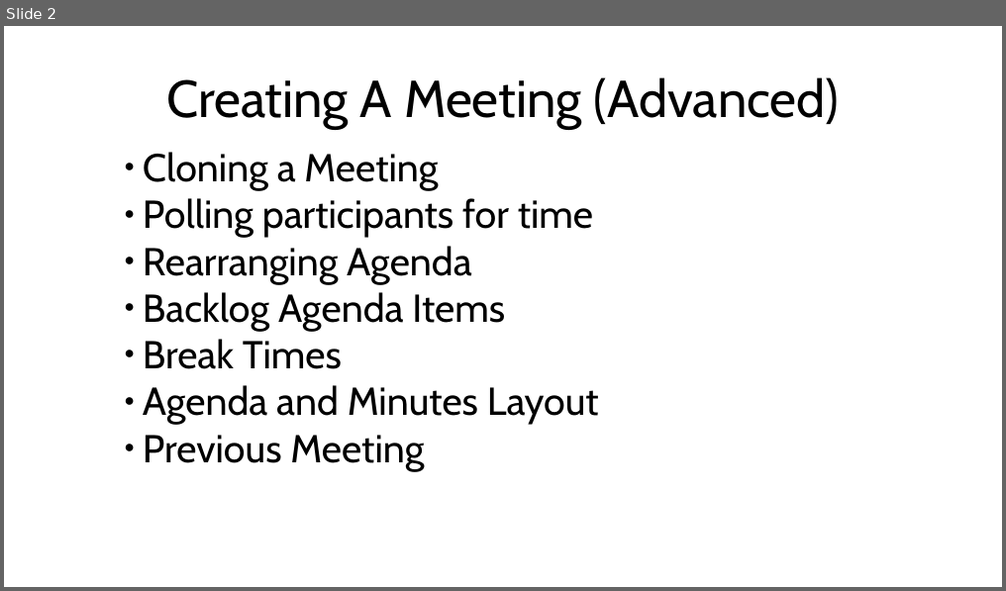
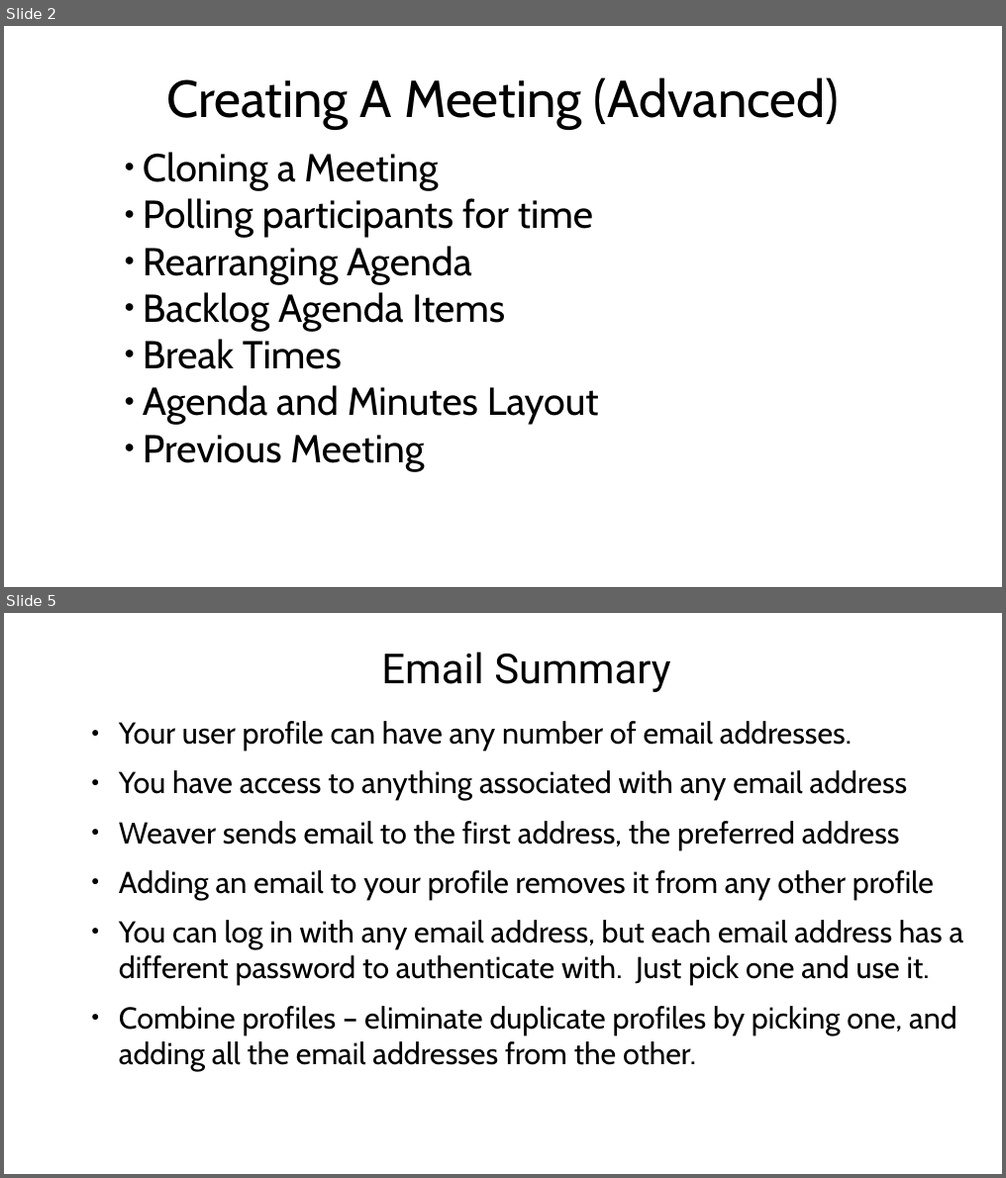
Before and after one commit to agilepro/cognoscenti, a slide deck: documentation/VideoPresentations.odp. Shown one above the other, each under a label of ours: slide 2 before the commit, slides 2 and 5 after it; the slides between them are not shown. The pictures are 1006x591 and 1006x1178 pixels, drawn with LibreOffice and Linux fonts; fonts in the diff are those of the drawing; background and template pictures are left out. Boxes give left, top, right and bottom in pixels: in the first picture for what was removed or moved away, otherwise in the second. Text is boxed around its words. In the diff, an @@ line names an element or a change of style, - is before the commit and + after.

Commit message:
added tutorial 22 on changing address, small cleanup in background refresh and unsubscribe; 6 hours

```diff
--- a/documentation/VideoPresentations.odp
+++ b/documentation/VideoPresentations.odp
@@ slide 5 added at [4,613,1002,1174], background picture (left out) @@
@@ title added at [381,652,670,692], 38.3 pt, text #000000 @@
+Email Summary
@@ text added at [119,721,964,1071], 27.9 pt, text #000000 @@
+● Your user profile can have any number of email addresses.
+● You have access to anything associated with any email address
+● Weaver sends email to the first address, the preferred address
+● Adding an email to your profile removes it from any other profile
+● You can log in with any email address, but each email address has a different password to authenticate with. Just pick one and use it.
+● Combine profiles – eliminate duplicate profiles by picking one, and adding all the email addresses from the other.
```
Also in this commit, not shown: 2 other slides added, 7 other files.
